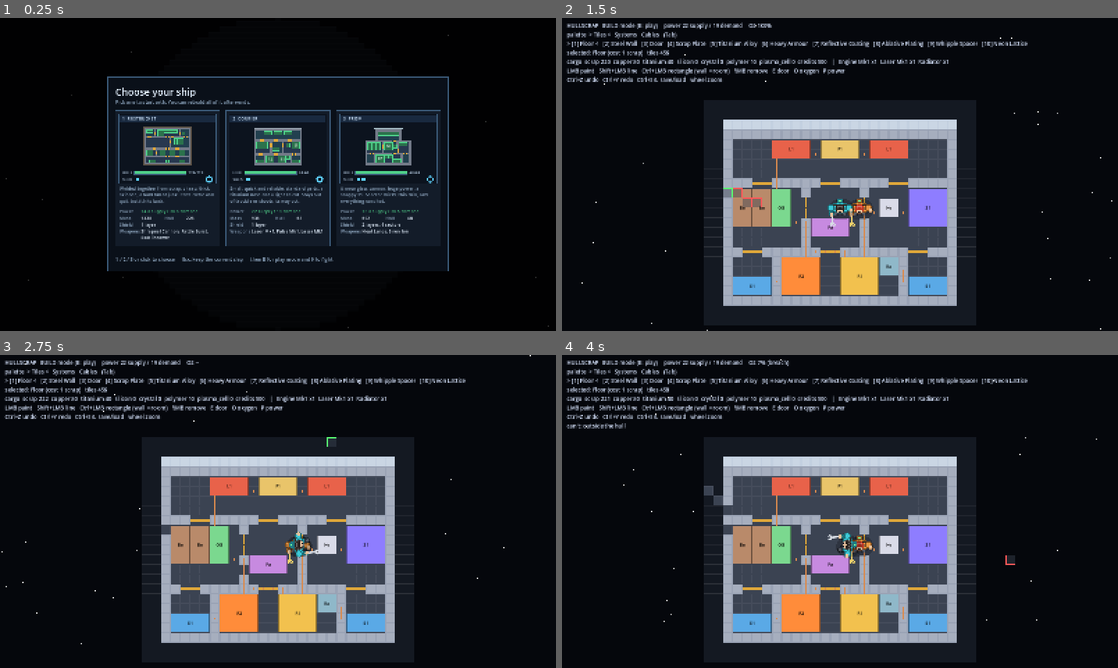
Above: before the commit, frames 1-4 (two rows, left to right).
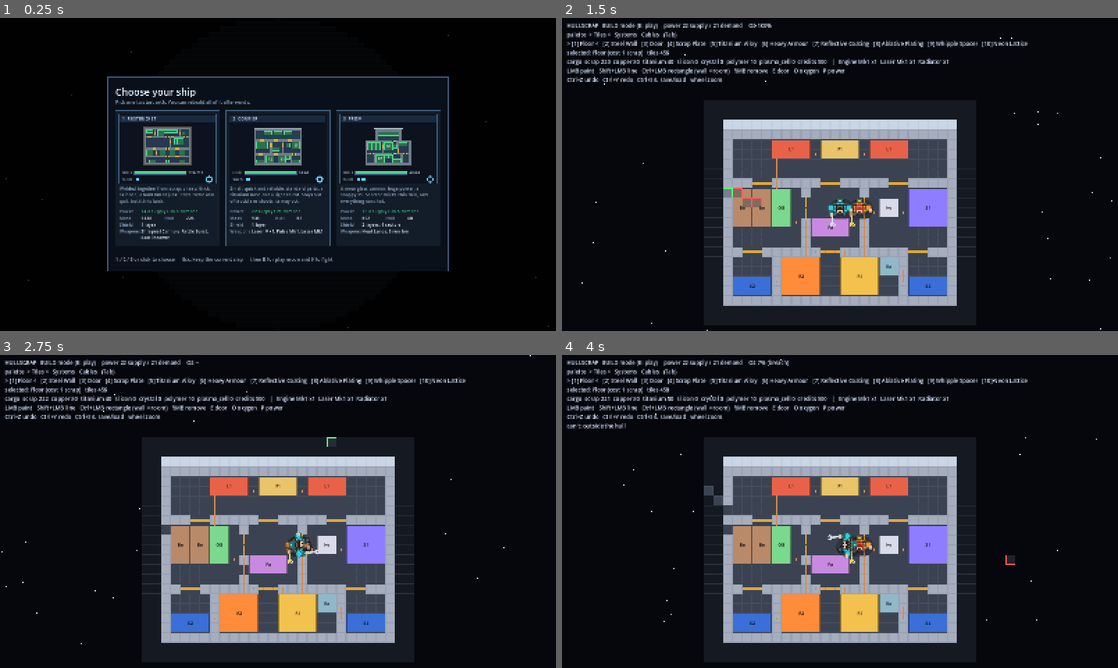
Above: after the commit, the same moments.

Repository: merttureli/Hullscrap
Game: Godot game, scene res://scenes/main.tscn
Two runs of this game, one before a commit and one after it. Both use one fixed random seed, a clock stepped at 60 frames per second and the inputs below.
Inputs (mouse positions are in pixels of both pictures, inside the frame that each line leads up to):
- Up to frame 1 (0.25 s): no input
- Up to frame 2 (1.5 s): tap Enter at 0.5 s; drag from (840, 174) to (895, 105) at 0.52 s; drag from (728, 190) to (812, 237) at 1.27 s
- Up to frame 3 (2.75 s): move the mouse to (333, 442) at 2.02 s; hold D from 2.03 s (still down); tap Z at 2.1 s; tap R at 2.3 s
- Up to frame 4 (4 s): release D at 2.75 s; drag from (812, 574) to (673, 464) at 2.77 s; move the mouse to (1006, 558) at 3.52 s; hold A from 3.53 s (still down); tap L at 3.6 s; tap Space at 3.77 s; tap R at 3.8 s

The runs differ from the first frame. In frame 1, less than 0.1% of the frame differs, in the area x 49-51%, y 61-63%; in frame 2, 0.8%, in the area x 27-70%, y 1-89%; in frame 3, 0.8%; in frame 4, 0.8%.

Commit message:
Courier gets Engine Mk2 (fast ship is fast); R after defeat reloads the picked ship
Co-Authored-By: Claude Opus 5.5 <noreply@anthropic.com>
Claude-Session: https://claude.ai/code/session_013c7XcjREWKUsXeesNxoYEV

Diff:
--- a/data/ships/starter_courier.json
+++ b/data/ships/starter_courier.json
@@ -2,7 +2,7 @@
 "blurb": "Small, quick and reliable: standard parts, a titanium nose and a light shield. Stays out of trouble or shoots its way out.",
 "cables": {"cells":[[24,25],[25,25],[26,25],[27,25],[28,25],[29,25],[30,25],[31,25],[32,25],[33,25],[34,25],[24,26],[24 …(387 unchanged characters)…
 "cargo": {"copper":80,"credits":500,"engine_mk1":1,"laser_mk1":1,"polymer":10,"radiator":1,"scrap":220,"titanium":40},
-"components": {"instances":[{"anchor":[24,24],"heat":0.0,"hp …(979 unchanged characters)… 20,38],"heat":0.0,"hp":6,"id":"engine_mk1","rot":0,"status":"ok","uid":13},{"anchor":[38,38],"heat":0.0,"hp":6,"id":"engine_mk1","rot":0,"status":"ok","uid":14}],"next_uid":15,"version":2},
+"components": {"instances":[{"anchor":[24,24],"heat":0.0,"hp …(979 unchanged characters)… 20,38],"heat":0.0,"hp":6,"id":"engine_mk2","rot":0,"status":"ok","uid":13},{"anchor":[38,38],"heat":0.0,"hp":6,"id":"engine_mk2","rot":0,"status":"ok","uid":14}],"next_uid":15,"version":2},
 "doors_open": [],
 "hull": [[17,20],[18,20],[19,20],[20,20],[21,20],[22,20],[23,20],[24,20],[25,20],[26,20],[27,20],[28,20],[29,20],[30,20 …(5043 unchanged characters)…
 "name": "Courier",
--- a/scripts/combat/combat_view.gd
+++ b/scripts/combat/combat_view.gd
@@ -181,6 +181,12 @@
 	if not active or session.state() != "lost":
 		return
 	leave()
+	# reload the ship the player picked (its design file); the empty starter hull only if none was picked
+	if sim != null and sim.design_path != "":
+		var why_d: String = sim.choose_ship(sim.design_path)
+		if build != null:
+			build.message = "ship reloaded" if why_d == "" else why_d
+		return
 	if build != null:
 		var why: String = build.session.load_dict(Ship.new_starter().to_dict())
 		build.build_on = true
--- a/tests/test_starter_ships.gd
+++ b/tests/test_starter_ships.gd
@@ -225,7 +225,7 @@
 	var ship := _ship("Courier")
 	var b := _bounds(ship)
 	check(b[1].x - b[0].x + 1 == 24 and b[1].y - b[0].y + 1 <= 19, "about 24x18 cells in use")
-	eq([_count(ship, "engine_mk1"), _count(ship, "shield_mk1"), _count(ship, "laser_mk1"), _count(ship, "pulse_mk1")], [2, 1, 2, 1], "2 Engine Mk1, Shield Mk1, 2 Laser Mk1, Pulse Mk1")
+	eq([_count(ship, "engine_mk2"), _count(ship, "shield_mk1"), _count(ship, "laser_mk1"), _count(ship, "pulse_mk1")], [2, 1, 2, 1], "2 Engine Mk2 (the fast ship), Shield Mk1, 2 Laser Mk1, Pulse Mk1")
 	check(_count(ship, "reactor_mk1") >= 1 and _count(ship, "radiator") >= 1, "Reactor Mk1 and a radiator")
 	check(_tiles(ship, "titanium_alloy") >= 20, "a titanium front layer")
 	for c in ship.grid.tiles:
--- a/tests/tool_make_starters.gd
+++ b/tests/tool_make_starters.gd
@@ -78,7 +78,7 @@
 			["bed", 1, 7], ["bed", 3, 7], ["oxygen_gen", 5, 7],
 			["fabricator", 9, 10], ["helm", 16, 8], ["shield_mk1", 19, 7],
 			["reactor_mk2", 6, 14], ["reactor_mk1", 12, 14], ["radiator", 16, 14],
-			["engine_mk1", 1, 16], ["engine_mk1", 19, 16],
+			["engine_mk2", 1, 16], ["engine_mk2", 19, 16],
 		],
 		"plates": [["titanium_alloy", func(c): return c.y == 0 and c.x >= 0 and c.x <= 23]],
 		"cargo": {"scrap": 220, "copper": 80, "titanium": 40, "polymer": 10, "engine_mk1": 1, "laser_mk1": 1, "radiator": 1, "credits": 500},
